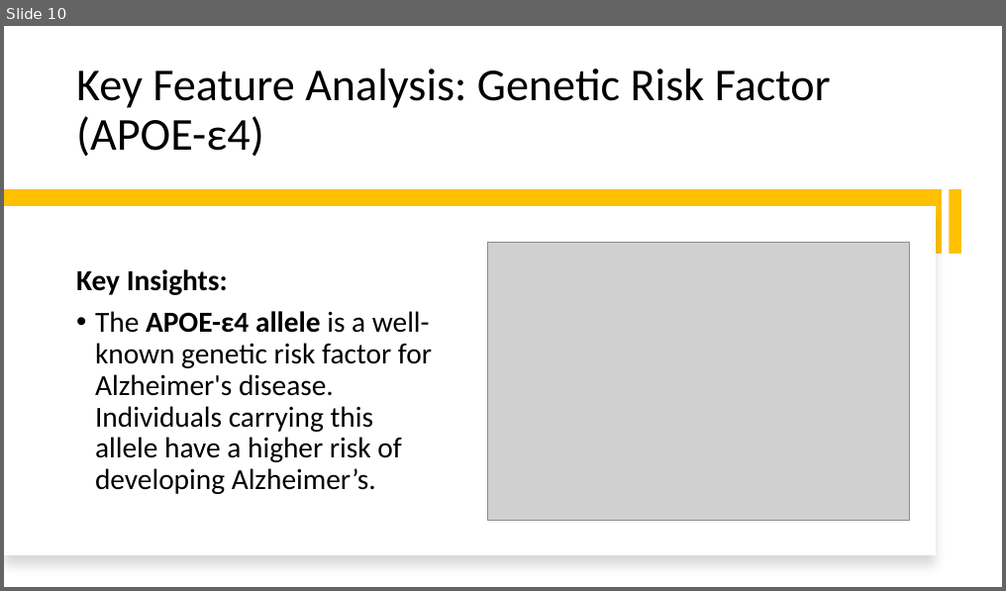
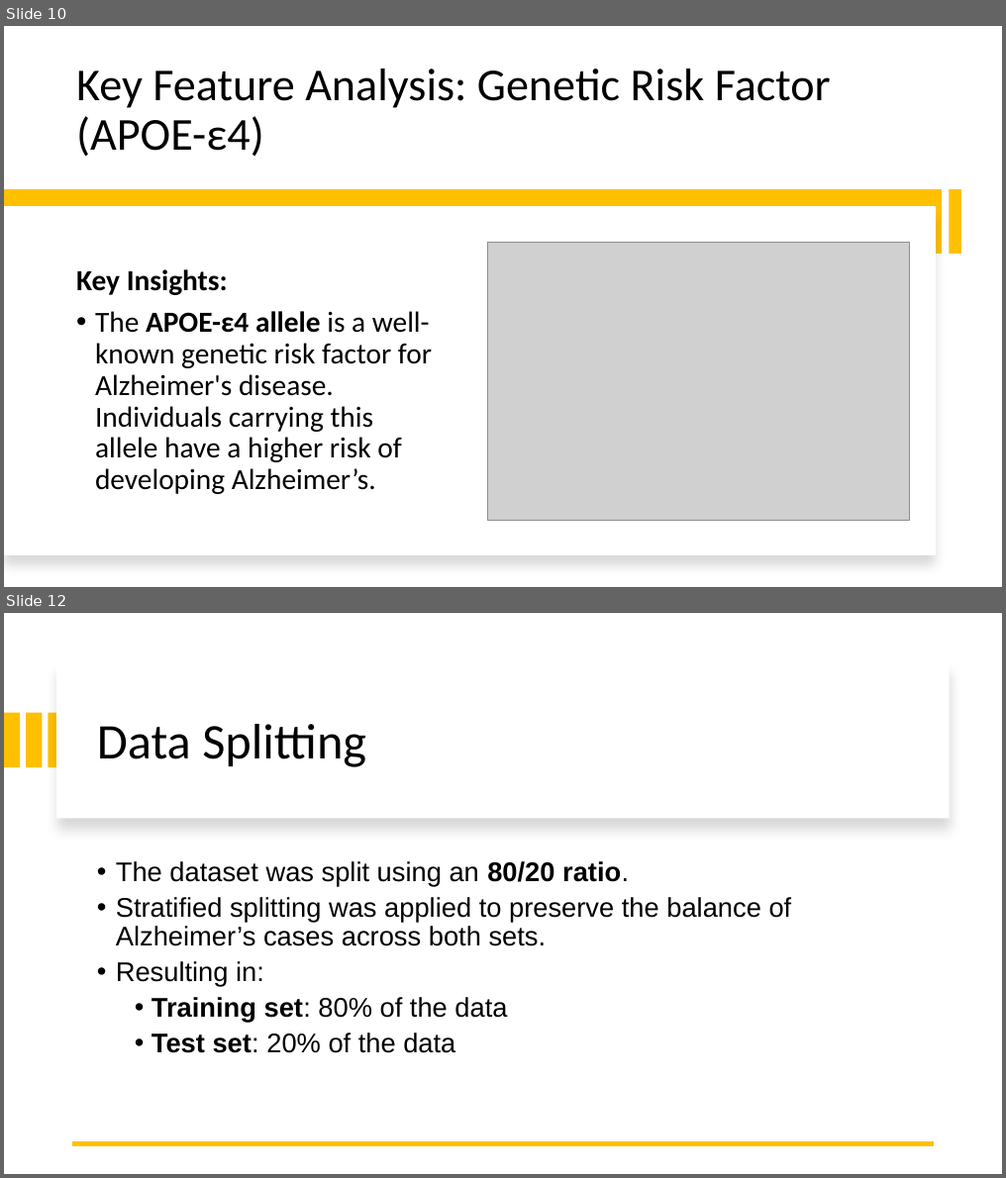
Before and after one commit to ileontios03/EPL448_Project, a slide deck: presentation.pptx. Shown one above the other, each under a label of ours: slide 10 before the commit, slides 10 and 12 after it; the slides between them are not shown. The pictures are 1006x591 and 1006x1178 pixels, drawn with LibreOffice and Linux fonts; fonts in the diff are those of the drawing; grey boxes stand for pictures. Boxes give left, top, right and bottom in pixels: in the first picture for what was removed or moved away, otherwise in the second. Text is boxed around its words. In the diff, an @@ line names an element or a change of style, - is before the commit and + after.

```diff
--- a/presentation.pptx
+++ b/presentation.pptx
@@ slide 12 added at (x1=4, y1=613, x2=1002, y2=1174), background #FFFFFF @@
@@ rectangle added at (x1=56, y1=663, x2=949, y2=818), fill #FFFFFF @@
@@ rectangle added at (x1=4, y1=713, x2=20, y2=768), fill #FFC000 @@
@@ rectangle added at (x1=26, y1=713, x2=42, y2=768), fill #FFC000 @@
@@ rectangle added at (x1=49, y1=713, x2=63, y2=768), fill #FFC000 @@
@@ title added at (x1=97, y1=724, x2=366, y2=767), 48 pt, text #000000 @@
+Data Splitting
@@ text added at (x1=116, y1=861, x2=792, y2=1054), 26 pt, text #000000 @@
+• The dataset was split using an 80/20 ratio.
+• Stratified splitting was applied to preserve the balance of Alzheimer’s cases across both sets.
+• Resulting in:
+  • Training set: 80% of the data
+  • Test set: 20% of the data
@@ line added from (934, 1144) to (73, 1144), #FFC000 4.5 pt @@
```
Also in this commit, not shown: 5 slides changed, 1 other slide added.
